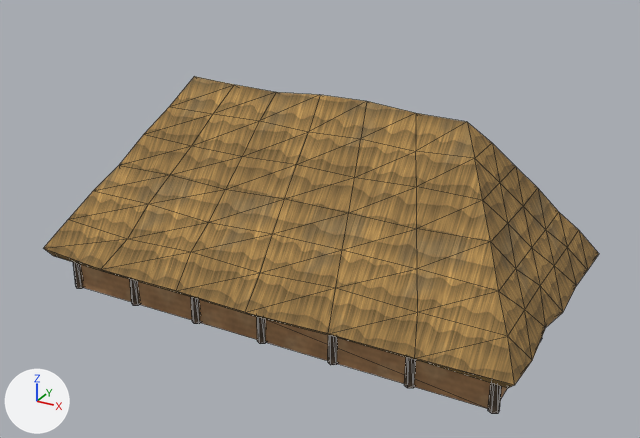
What one commit did to the glTF model gioco/asset/prove_stile/casa_lunga_media.glb.
Rendered twice from a 50 mm camera at (10.47, -19.04, 11.7) aimed at (0.23, -0.43, 2.39). The axes (+X, +Y, +Z) are drawn at lower left. The lights are the same throughout. The picture after the commit comes second. Mesh edges are drawn as thin lines. Vertices at exactly the same position are counted once.

The scene before the commit, as lines of its bpy script (objects in view):
```python
mat_argilla = principled_material('argilla')
mat_argilla.texture = img_argilla
mat_argilla.roughness = 0.9
mat_paglia = principled_material('paglia')
mat_paglia.texture = img_paglia
mat_paglia.roughness = 0.9
me_casa_lunga_media = bpy.data.meshes.new('casa_lunga_media')
me_casa_lunga_media.from_pydata(...)  # 426 vertices, 784 faces; spans x -6.69..6.63, y -3.69..3.67, z 0.0..5.61
# faces by material slot: [12, 280, 12, 480]
me_casa_lunga_media.materials.append(mat_argilla)  # picture img_argilla
me_casa_lunga_media.materials.append(mat_corteccia)  # picture img_corteccia
me_casa_lunga_media.materials.append(mat_vano)
me_casa_lunga_media.materials.append(mat_paglia)  # picture img_paglia
ob_casa_lunga_media = bpy.data.objects.new('casa_lunga_media', me_casa_lunga_media)
ob_casa_lunga_media.location = (0.0, 0.0, 0.0)
```
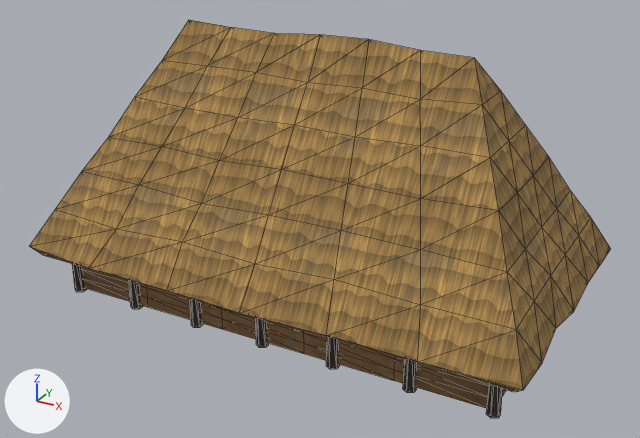
The change, as a list of edits to the scene's bpy script:
```text
Change mat_argilla:
    add n3 = _N.new('ShaderNodeMix'); n3.name = 'Mix'
    add n3.data_type = 'RGBA'
    add n3.blend_type = 'MULTIPLY'
    add n3.inputs[0].default_value = 1.0  # 'Factor'
    add n4 = _N.new('ShaderNodeVertexColor'); n4.name = 'Color Attribute'
    where n2 = _N.new('ShaderNodeTexImage'); n2.name = 'Image Texture'
    where n0 = _N.new('ShaderNodeBsdfPrincipled'); n0.name = 'Principled BSDF'
    remove _L.new(n2.outputs[0], n0.inputs[0])  # 'Color' to 'Base Color'
    add _L.new(n3.outputs[2], n0.inputs[0])  # 'Result' to 'Base Color'
    add _L.new(n4.outputs[0], n3.inputs[7])  # 'Color' to 'B'
    add _L.new(n2.outputs[0], n3.inputs[6])  # 'Color' to 'A'
Change mat_paglia:
    add n3 = _N.new('ShaderNodeMix'); n3.name = 'Mix'
    add n3.data_type = 'RGBA'
    add n3.blend_type = 'MULTIPLY'
    add n3.inputs[0].default_value = 1.0  # 'Factor'
    add n4 = _N.new('ShaderNodeVertexColor'); n4.name = 'Color Attribute'
    where n2 = _N.new('ShaderNodeTexImage'); n2.name = 'Image Texture'
    where n0 = _N.new('ShaderNodeBsdfPrincipled'); n0.name = 'Principled BSDF'
    remove _L.new(n2.outputs[0], n0.inputs[0])  # 'Color' to 'Base Color'
    add _L.new(n3.outputs[2], n0.inputs[0])  # 'Result' to 'Base Color'
    add _L.new(n4.outputs[0], n3.inputs[7])  # 'Color' to 'B'
    add _L.new(n2.outputs[0], n3.inputs[6])  # 'Color' to 'A'
Change me_casa_lunga_media:
    remove me_casa_lunga_media.from_pydata(...)  # 426 vertices, 784 faces; spans x -6.69..6.63, y -3.69..3.67, z 0.0..5.61
    add me_casa_lunga_media.from_pydata(...)  # 570 vertices, 1072 faces; spans x -6.94..6.88, y -3.94..3.92, z -0.1..7.13
    me_casa_lunga_media part 1: a new loose piece, a 6-sided cut cone along z (radius 0.16 at the low end, 0.13 at the high end) spanning x -6.14..-5.86, y -3.16..-2.84, z -0.1..1.6, in mat_corteccia
    me_casa_lunga_media part 2: a new loose piece, a 6-sided cut cone along z (radius 0.16 at the low end, 0.13 at the high end) spanning x -4.14..-3.86, y -3.16..-2.84, z -0.1..1.6, in mat_corteccia
    me_casa_lunga_media part 3: a new loose piece, a 6-sided cut cone along z (radius 0.16 at the low end, 0.13 at the high end) spanning x -2.14..-1.86, y -3.16..-2.84, z -0.1..1.6, in mat_corteccia
    me_casa_lunga_media part 4: a new loose piece, a 6-sided cut cone along z (radius 0.16 at the low end, 0.13 at the high end) spanning x -0.14..0.14, y -3.16..-2.84, z -0.1..1.6, in mat_corteccia
    me_casa_lunga_media part 5: a new loose piece, a 6-sided cut cone along z (radius 0.16 at the low end, 0.13 at the high end) spanning x 1.86..2.14, y -3.16..-2.84, z -0.1..1.6, in mat_corteccia
    me_casa_lunga_media part 6: a new loose piece, a 6-sided cut cone along z (radius 0.16 at the low end, 0.13 at the high end) spanning x 3.86..4.14, y -3.16..-2.84, z -0.1..1.6, in mat_corteccia
    me_casa_lunga_media part 7: a new loose piece, a 6-sided cut cone along z (radius 0.16 at the low end, 0.13 at the high end) spanning x 5.86..6.14, y -3.16..-2.84, z -0.1..1.6, in mat_corteccia
    me_casa_lunga_media part 8: the loose piece of 242 vertices spanning x -6.69..6.63, y -3.69..3.67, z 0.91..5.61 is rebuilt with 242 vertices and now spans x -6.94..6.88, y -3.94..3.92, z 0.97..7.13
    me_casa_lunga_media part 9: 11 loose pieces with 128 vertices, spanning x -4.11..6.08, y -3.13..3.13, z 0.0..1.5, are deleted
    me_casa_lunga_media part 10: 52 vertices removed from x -6.11..6.11, y -3.13..3.13, z 0.0..1.5; 148 vertices added at x -6.0..6.0, y -3.0..3.0, z 0.0..1.45
    other edits to the shape of me_casa_lunga_media do not show in these pictures
```

Changed parts and their boxes (x1, y1, x2, y2) in the pictures (640 x 438 px):
'casa_lunga_media', recoloured, reshaped (18% taller)
    before: (44, 76, 599, 414)
    after: (29, 20, 611, 418)
part 1 of me_casa_lunga_media, added
    after: (72, 264, 87, 292)
part 2 of me_casa_lunga_media, added
    after: (129, 280, 143, 309)
part 3 of me_casa_lunga_media, added
    after: (190, 298, 203, 328)
part 4 of me_casa_lunga_media, added
    after: (256, 318, 269, 348)
part 5 of me_casa_lunga_media, added
    after: (326, 336, 340, 369)
part 6 of me_casa_lunga_media, added
    after: (403, 358, 417, 393)
part 7 of me_casa_lunga_media, added
    after: (486, 385, 503, 418)
part 8 of me_casa_lunga_media, rebuilt (19% taller)
    before: (44, 76, 599, 388)
    after: (29, 20, 611, 392)
part 9 of me_casa_lunga_media, deleted (mostly hidden)
    before: (130, 279, 542, 388)
part 10 of me_casa_lunga_media, built on
    before: (73, 262, 507, 414)
    after: (81, 266, 506, 408)
